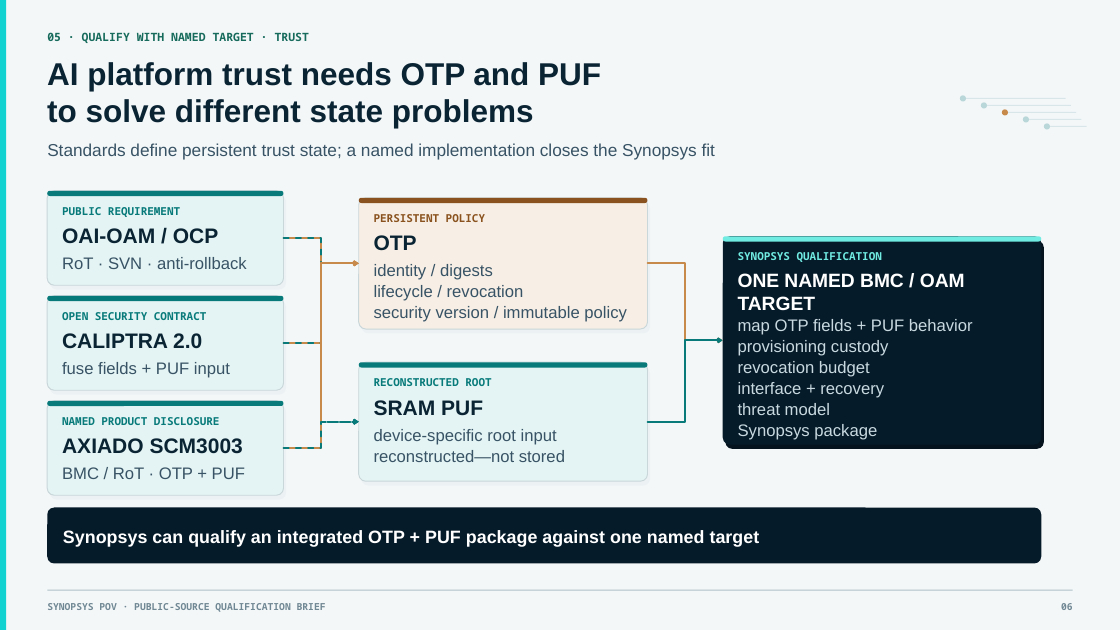
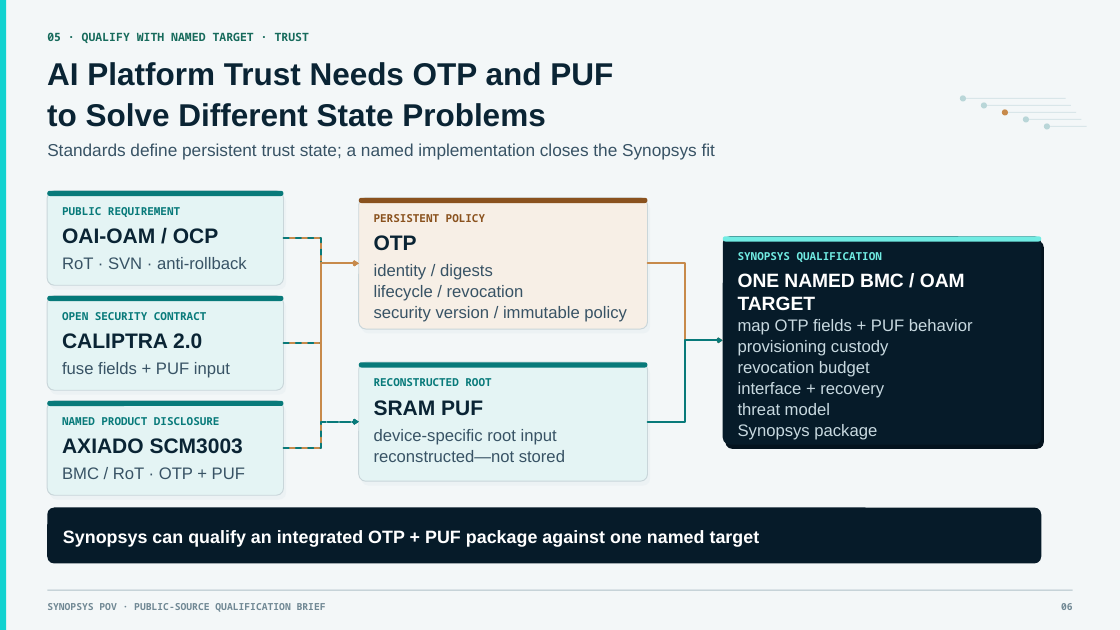
Before and after one commit to SamHuang68/nvm-knowledge-hub, a slide deck: slide 6 of briefing/NVM_AI_OCP_NVM_Opportunities_Executive_v18_Comprehensive_Update_EN.pptx. Drawn at 1120x630 pixels with LibreOffice and Linux fonts; fonts in the diff are those of the drawing. Boxes give left, top, right and bottom in pixels: in the first picture for what was removed or moved away, otherwise in the second. Text is boxed around its words. In the diff, an @@ line names an element or a change of style, - is before the commit and + after.

```diff
--- a/briefing/NVM_AI_OCP_NVM_Opportunities_Executive_v18_Comprehensive_Update_EN.pptx
+++ b/briefing/NVM_AI_OCP_NVM_Opportunities_Executive_v18_Comprehensive_Update_EN.pptx
@@ text at (47,62,613,127): text changed @@
-AI platform trust needs OTP and PUF
-to solve different state problems
+AI Platform Trust Needs OTP and PUF
+to Solve Different State Problems
```
Also in this commit, not shown: 15 other slides changed, 1 other file.
